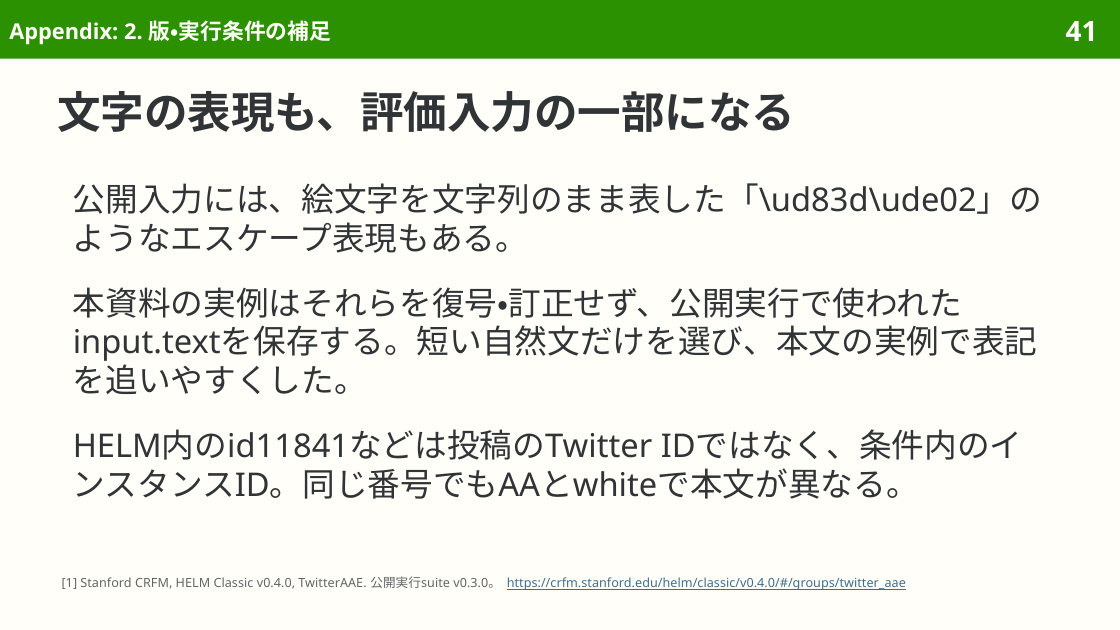
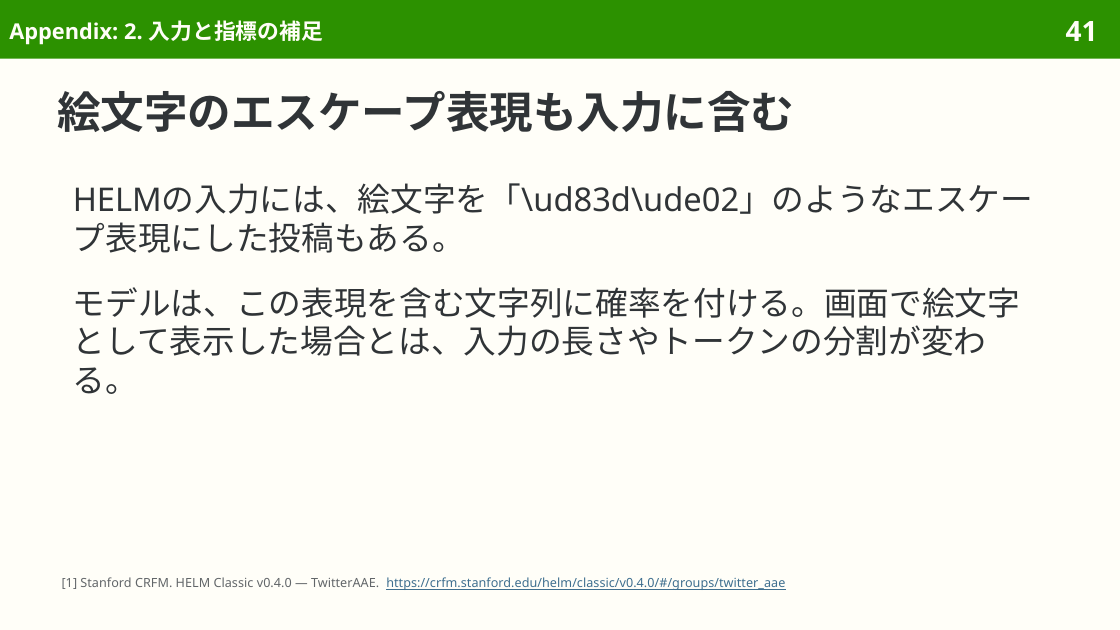
Before and after one commit to sasakiy84/datasets-in-10-minutes, a slide deck: slide 41 of slides/datasets-in-10-minutes-twitter-aae.pptx. Drawn at 1120x630 pixels with LibreOffice and Linux fonts; fonts in the diff are those of the drawing. Boxes give left, top, right and bottom in pixels: in the first picture for what was removed or moved away, otherwise in the second. Text is boxed around its words. In the diff, an @@ line names an element or a change of style, - is before the commit and + after.

Commit message:
Explain TwitterAAE selection and evaluation in natural Japanese

```diff
--- a/slides/datasets-in-10-minutes-twitter-aae.pptx
+++ b/slides/datasets-in-10-minutes-twitter-aae.pptx
@@ title at <box>9,20,323,45</box>: text changed @@
-Appendix: 2. 版・実行条件の補足
+Appendix: 2. 入力と指標の補足
@@ title at <box>57,91,794,132</box>: text changed @@
-文字の表現も、評価入力の一部になる
+絵文字のエスケープ表現も入力に含む
@@ text at <box>73,183,1034,253</box>: text changed @@
-公開入力には、絵文字を文字列のまま表した「\ud83d\ude02」のようなエスケープ表現もある。
+HELMの入力には、絵文字を「\ud83d\ude02」のようなエスケープ表現にした投稿もある。
@@ text at <box>73,287,1020,394</box>: text changed @@
-本資料の実例はそれらを復号・訂正せず、公開実行で使われたinput.textを保存する。短い自然文だけを選び、本文の実例で表記を追いやすくした。
+モデルは、この表現を含む文字列に確率を付ける。画面で絵文字として表示した場合とは、入力の長さやトークンの分割が変わる。
@@ text removed at <box>73,429,1023,499</box> @@
-HELM内のid11841などは投稿のTwitter IDではなく、条件内のインスタンスID。同じ番号でもAAとwhiteで本文が異なる。
@@ text at <box>62,577,785,590</box>: text changed @@
-[1] Stanford CRFM, HELM Classic v0.4.0, TwitterAAE. 公開実行suite v0.3.0。 https://crfm.stanford.edu/helm/classic/v0.4.0/#/groups/twitter_aae
+[1] Stanford CRFM. HELM Classic v0.4.0 — TwitterAAE. https://crfm.stanford.edu/helm/classic/v0.4.0/#/groups/twitter_aae
```
Also in this commit, not shown: 36 other slides changed, 1 slide removed, 34 other files.
